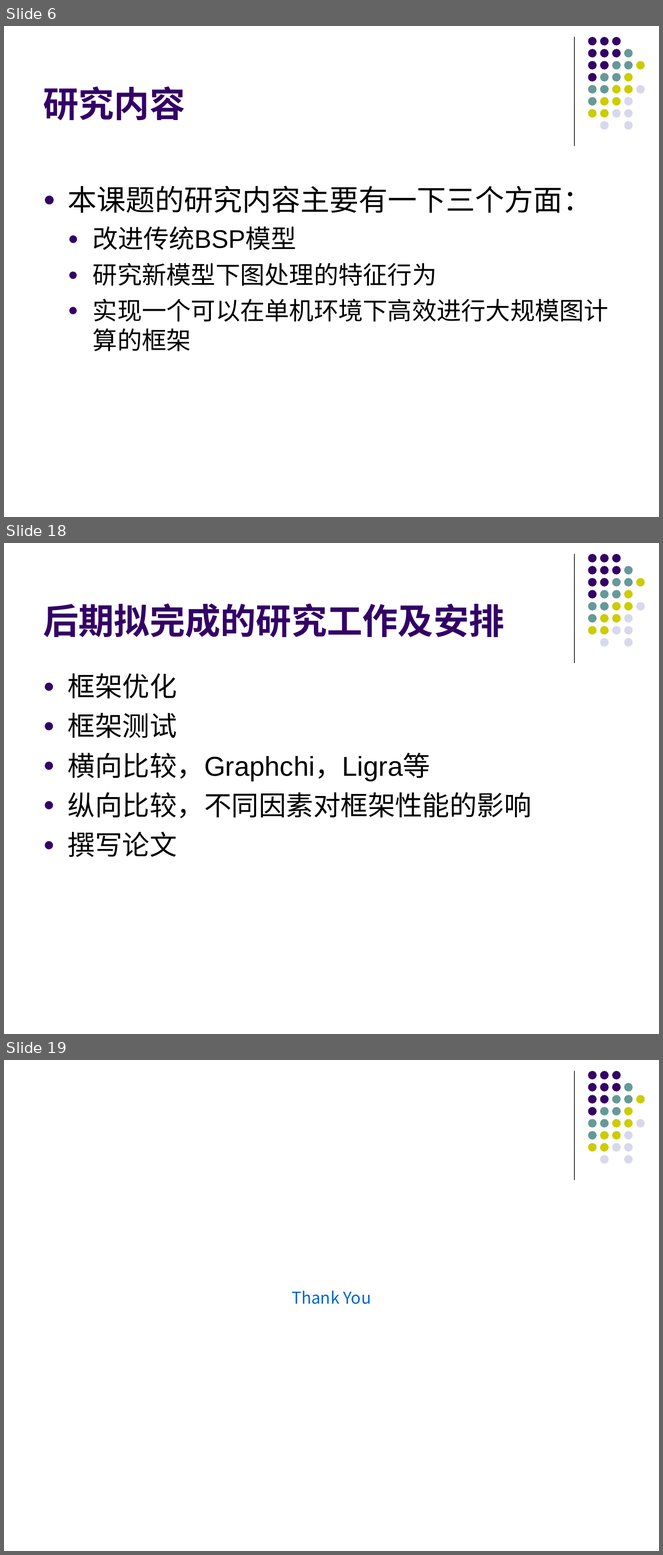
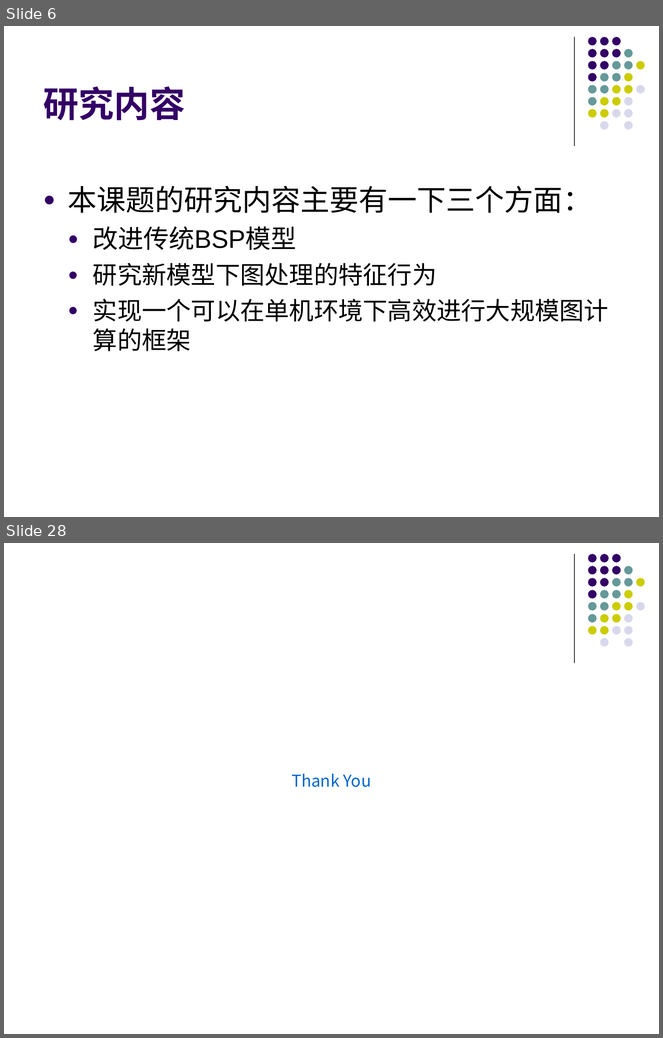
Before and after one commit to gitDangerSnake/dalunwen, a slide deck: graph.ppt. Shown one above the other, each under a label of ours: slides 6, 18 and 19 before the commit, slides 6 and 28 after it; the slides between them are not shown. The pictures are 663x1555 and 663x1038 pixels, drawn with LibreOffice and Linux fonts; fonts in the diff are those of the drawing. Boxes give left, top, right and bottom in pixels: in the first picture for what was removed or moved away, otherwise in the second. Text is boxed around its words. In the diff, an @@ line names an element or a change of style, - is before the commit and + after.

```diff
--- a/graph.ppt
+++ b/graph.ppt
@@ slide 18 removed at <box>4,543,659,1034</box>, background #FFFFFF; not listed: 32 template elements that a slide beside it also shows @@
@@ title removed at <box>43,603,504,638</box> @@
-后期拟完成的研究工作及安排
@@ text removed at <box>68,673,532,858</box> @@
-● 框架优化
-● 框架测试
-● 横向比较，Graphchi，Ligra等
-● 纵向比较，不同因素对框架性能的影响
-● 撰写论文
@@ what was slide 19 is now slide 28 @@
```
Also in this commit, not shown: 5 slides changed, 18 slides added, 8 other slides removed, 10 other files.
